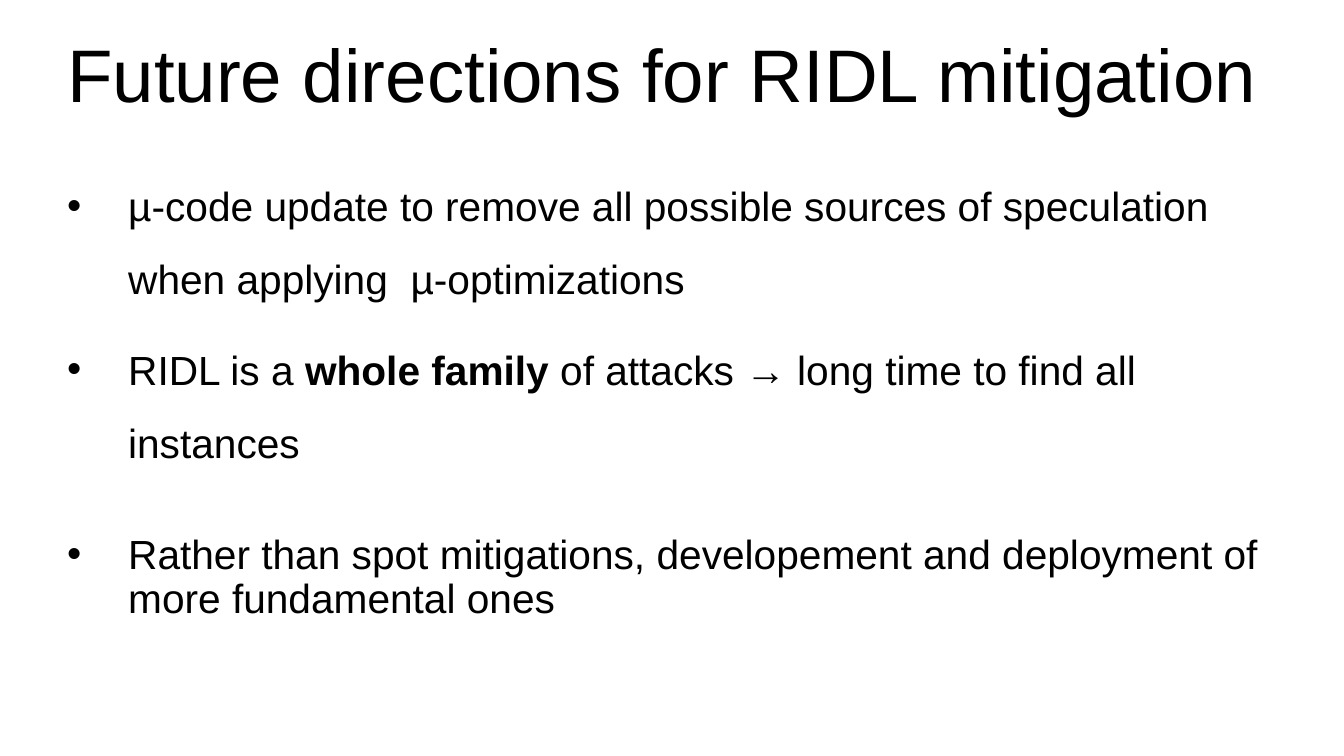
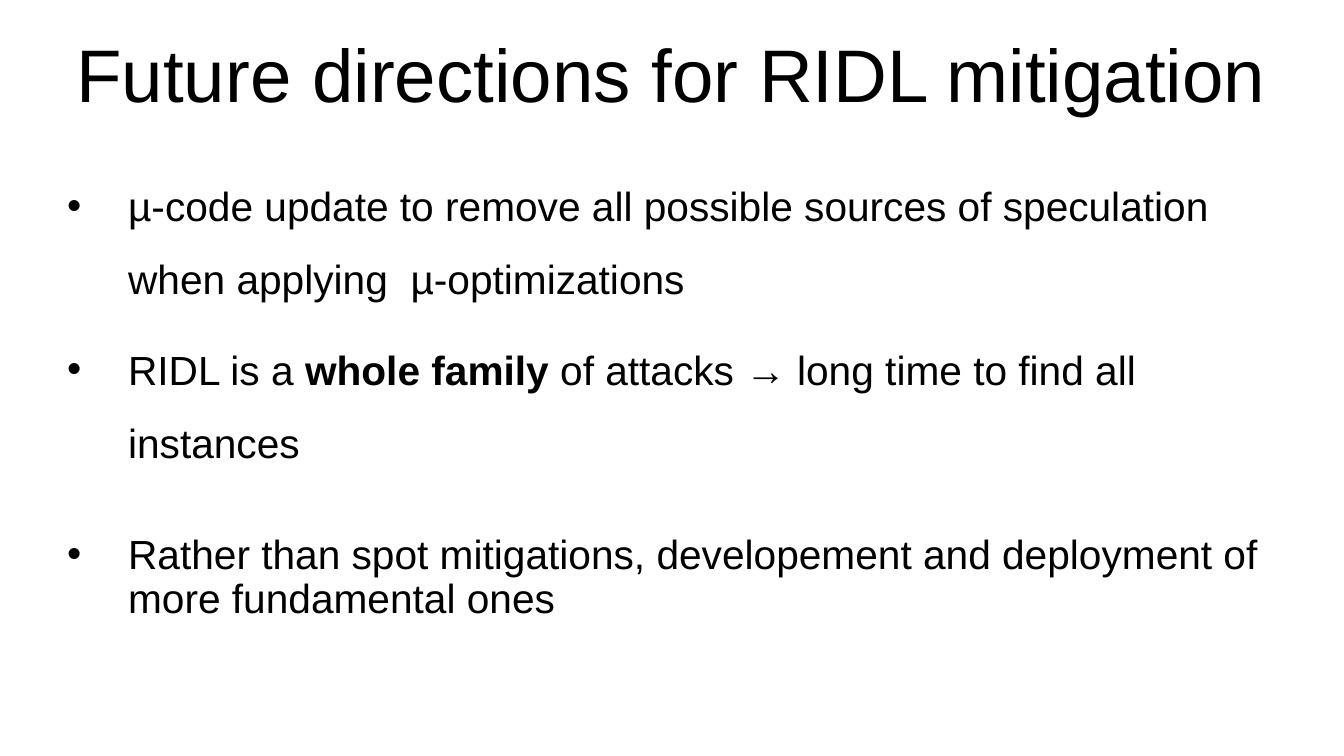
Before and after one commit to Rijndael99/hw_vulnerabilities, a slide deck: slide 14 of presentation1.pptx (slide 13 before the commit). Drawn at 1344x756 pixels with LibreOffice and Linux fonts; fonts in the diff are those of the drawing. Boxes give left, top, right and bottom in pixels: in the first picture for what was removed or moved away, otherwise in the second. Text is boxed around its words. In the diff, an @@ line names an element or a change of style, - is before the commit and + after.

Commit message:
add one slide on intel mitigation

```diff
--- a/presentation1.pptx
+++ b/presentation1.pptx
@@ text "Future directions for RIDL mitigation" at box(76, 48, 1266, 116): alignment left to centre @@
```
Also in this commit, not shown: 7 other slides changed, 1 slide added.
